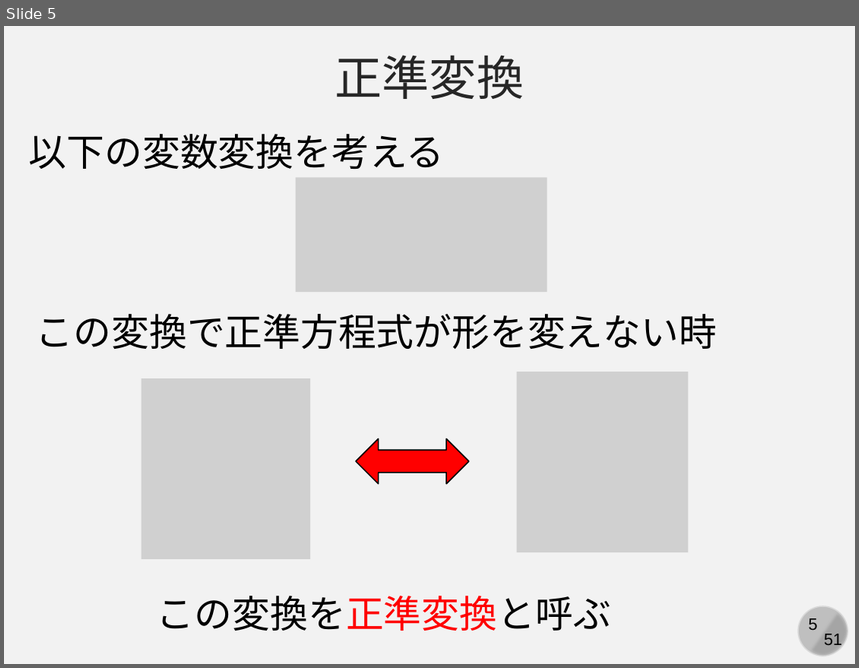
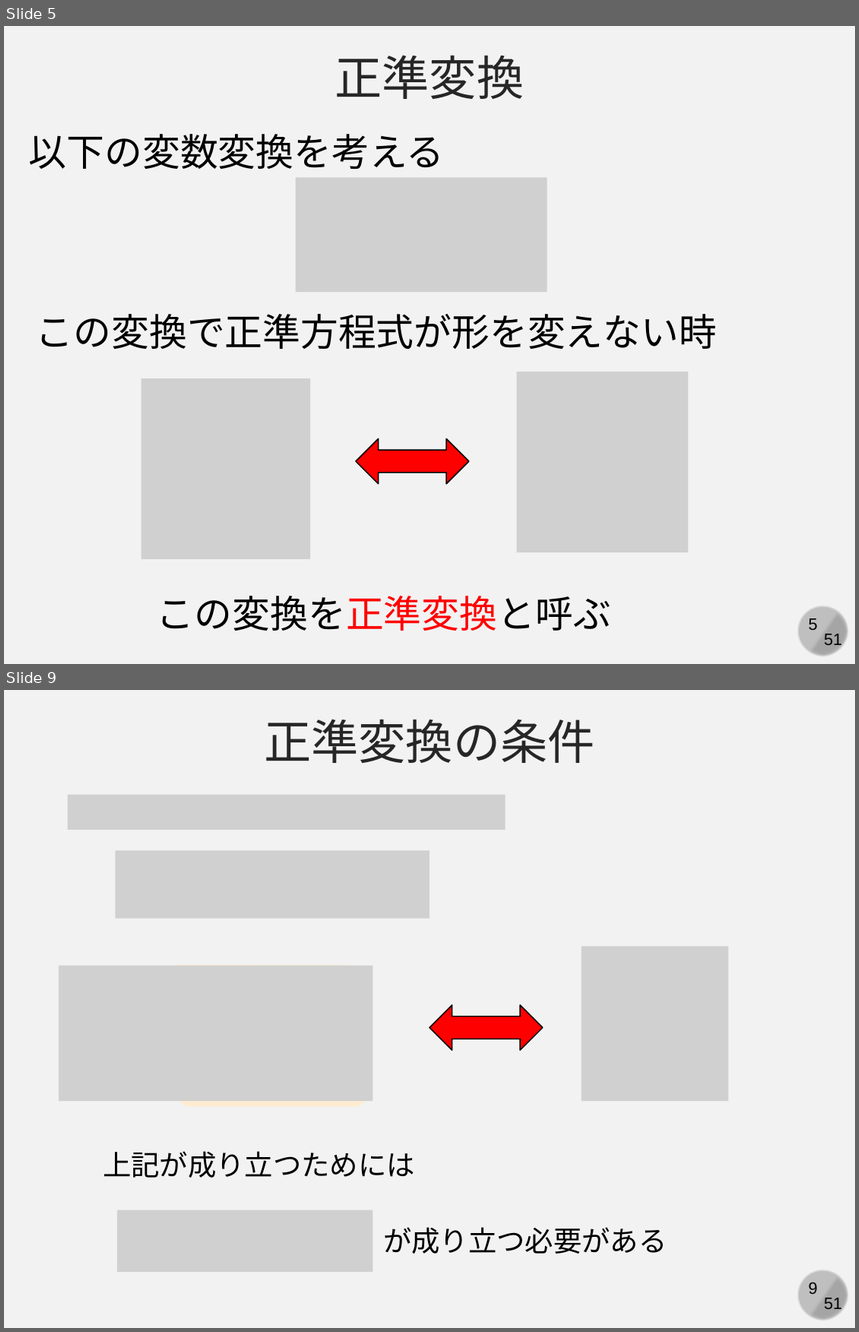
Before and after one commit to kaityo256/classical_mechanics, a slide deck: canonical_transformation/fig/slide.pptx. Shown one above the other, each under a label of ours: slide 5 before the commit, slides 5 and 9 after it; the slides between them are not shown. The pictures are 859x668 and 859x1332 pixels, drawn with LibreOffice and Linux fonts; fonts in the diff are those of the drawing; grey boxes stand for pictures. Boxes give left, top, right and bottom in pixels: in the first picture for what was removed or moved away, otherwise in the second. Text is boxed around its words. In the diff, an @@ line names an element or a change of style, - is before the commit and + after.

```diff
--- a/canonical_transformation/fig/slide.pptx
+++ b/canonical_transformation/fig/slide.pptx
@@ slide 9 added at (4,690,855,1328), background #F2F2F2; not listed: 4 template elements that a slide beside it also shows @@
@@ text added at (264,719,595,763), 40 pt, text #262626 @@
+正準変換の条件
@@ picture added at (68,795,506,830) @@
@@ picture added at (116,851,430,919) @@
@@ picture added at (582,946,729,1101) @@
@@ picture added at (59,966,373,1034) @@
@@ rounded rectangle added at (168,966,356,1034), fill #FDECD2, outline #FDECD2 1 pt @@
@@ left right arrow added at (430,1005,543,1050), fill #FF0000, outline #000000 1 pt @@
@@ picture added at (59,1034,373,1102) @@
@@ rounded rectangle added at (179,1038,366,1106), fill #FDECD2, outline #FDECD2 1 pt @@
@@ text added at (103,1151,415,1178), 24 pt, text #000000 @@
+上記が成り立つためには
@@ picture added at (117,1210,373,1272) @@
@@ text added at (383,1227,667,1254), 24 pt, text #000000 @@
+が成り立つ必要がある
```
Also in this commit, not shown: 1 slide changed, 21 other slides added, 1 other file.
